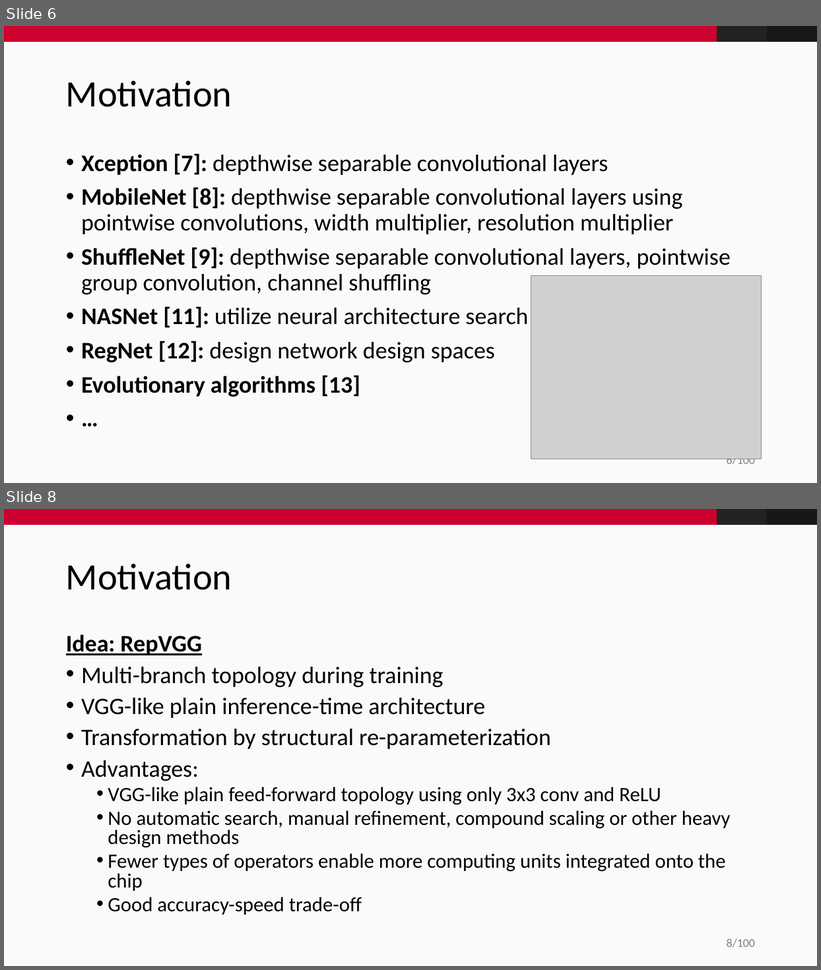
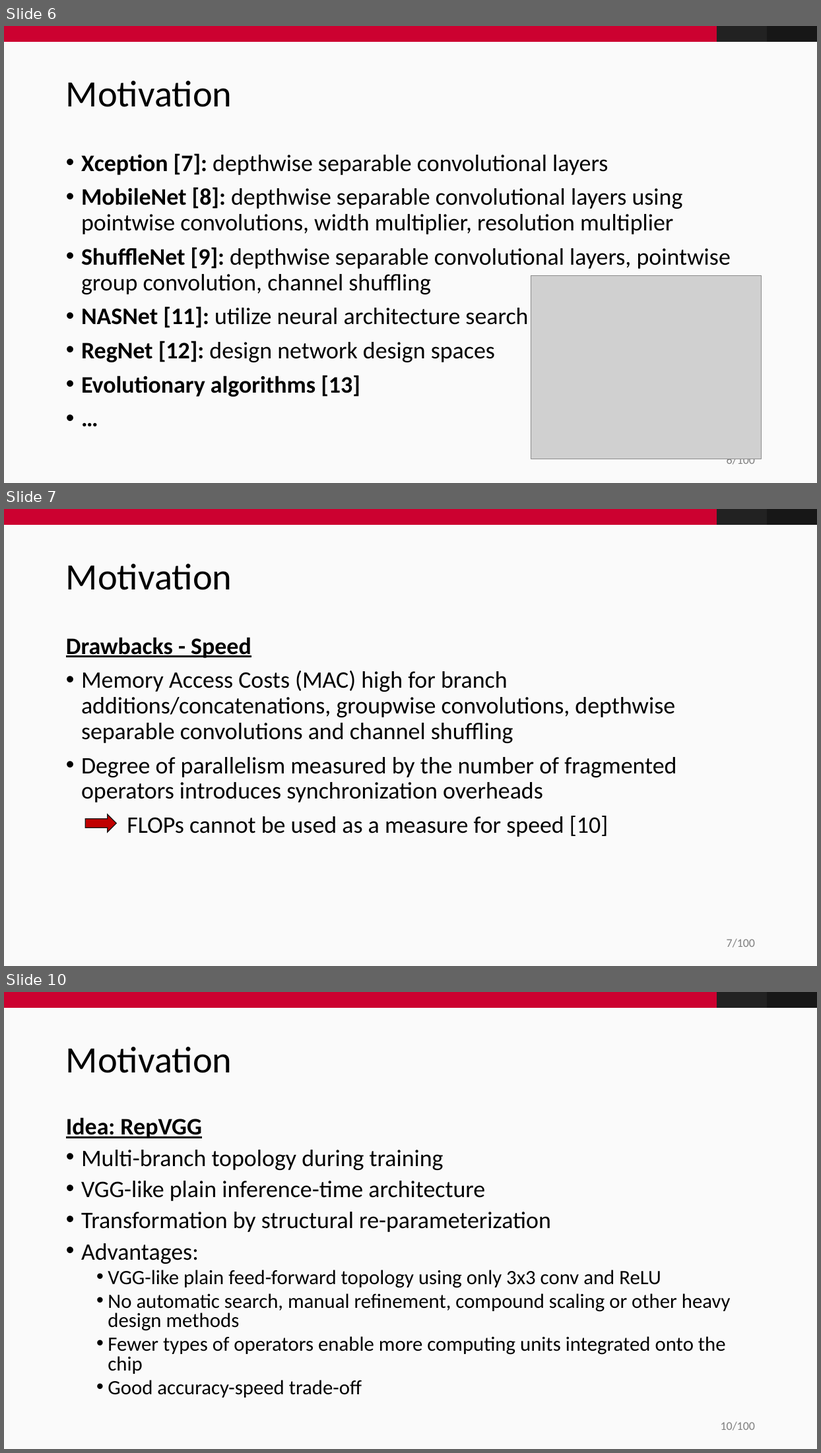
Before and after one commit to fidsusj/CVDL-Seminar, a slide deck: presentation/presentation.pptx. Shown one above the other, each under a label of ours: slides 6 and 8 before the commit, slides 6, 7 and 10 after it; the slides between them are not shown. The pictures are 821x970 and 821x1453 pixels, drawn with LibreOffice and Linux fonts; fonts in the diff are those of the drawing; grey boxes stand for pictures; background and template pictures are left out. Boxes give left, top, right and bottom in pixels: in the first picture for what was removed or moved away, otherwise in the second. Text is boxed around its words. In the diff, an @@ line names an element or a change of style, - is before the commit and + after.

```diff
--- a/presentation/presentation.pptx
+++ b/presentation/presentation.pptx
@@ slide 7 added at (4, 509, 817, 966), background #FAFAFA; not listed: 4 template elements that a slide beside it also shows @@
@@ title added at (66, 564, 232, 590), 44 pt, text #000000 @@
+Motivation
@@ text added at (66, 637, 677, 837), 28 pt, text #000000 @@
+Drawbacks - Speed
+• Memory Access Costs (MAC) high for branch additions/concatenations, groupwise convolutions, depthwise separable convolutions and channel shuffling
+• Degree of parallelism measured by the number of fragmented operators introduces synchronization overheads
+FLOPs cannot be used as a measure for speed [10]
@@ right arrow added at (85, 815, 116, 832), fill #C00000, outline #171717 1 pt @@
@@ what was slide 8 is now slide 10 @@
@@ page number at (721, 1422, 755, 1431): text changed @@
-8/100
+10/100
```
Also in this commit, not shown: 5 slides changed, 2 other slides added, 2 slides removed.
